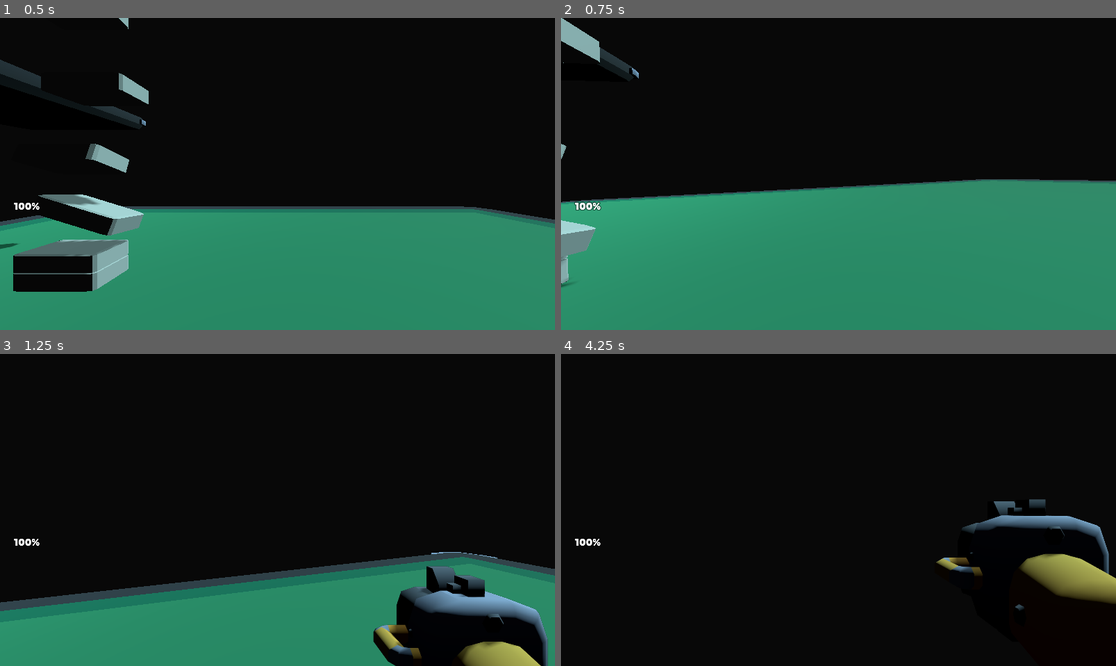
Above: before the commit, frames 1-4 (two rows, left to right).
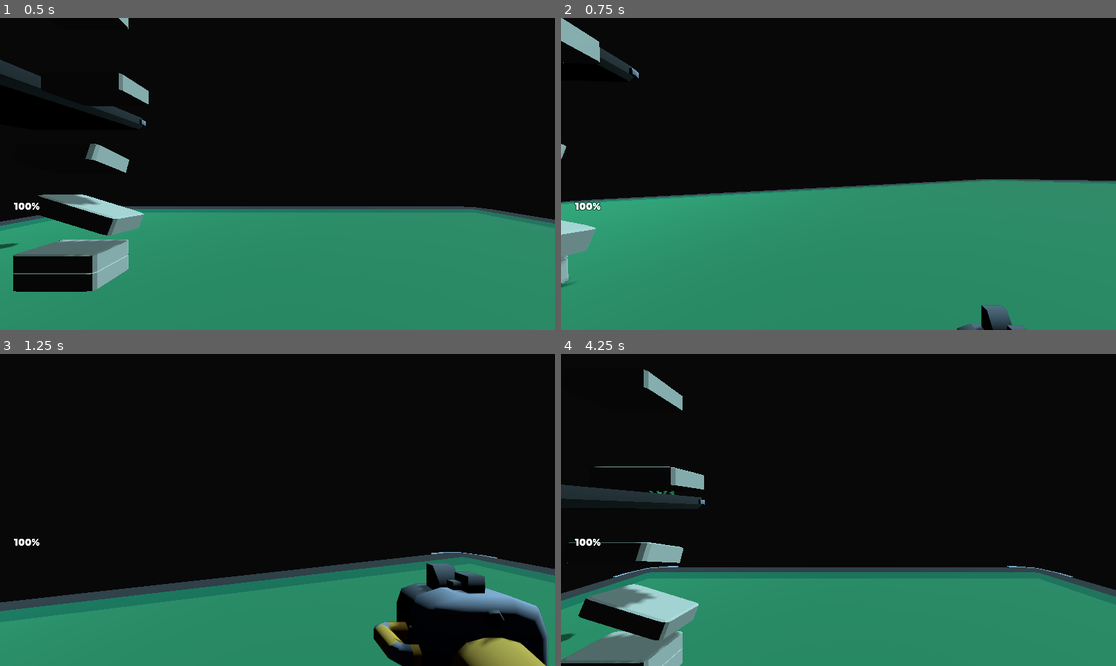
Above: after the commit, the same moments.

Repository: g-lippe/Kuiper-Miner
Game: Godot game, scene res://scenes/test_level.tscn
Same seed, same stepped clock (60 frames per second), same inputs: the game is played once before the commit and once after it.
Inputs (mouse positions are in pixels of both pictures, inside the frame that each line leads up to):
- Up to frame 1 (0.5 s): no input
- Up to frame 2 (0.75 s): move the mouse to (866, 174) at 0.52 s; hold W (move_forward) from 0.53 s (still down); tap Mouse wheel up (weapon_toggle, bound only after the commit) at 0.6 s
- Up to frame 3 (1.25 s): keep holding W (move_forward); tap Space (jump) at 0.77, 1.07 s; tap E (weapon_toggle, bound only before the commit) at 0.8 s
- Up to frame 4 (4.25 s): keep holding W (move_forward); move the mouse to (810, 510) at 1.27 s; tap E (weapon_toggle, bound only before the commit) at 1.35, 3.8 s; tap Space (jump) at 1.52, 1.82, 2.3, 2.85, 3.02, 3.32, 3.77, 4.07 s; tap Q (hold, bound only after the commit) at 1.55, 2.1 s; move the mouse to (849, 503) at 2.02 s; move the mouse to (832, 516) at 2.77 s; tap Mouse wheel up (weapon_toggle, bound only after the commit) at 3.05 s; tap Enter at 3.5 s; move the mouse to (877, 513) at 3.52 s; click (877, 513) at 3.6 s; tap R (reset_scene, bound only after the commit) at 4.15 s

Frame 1 is identical in both runs. In frame 2, 0.5% of the frame differs, in the area x 71-84%, y 91-100%; in frame 3, 2.5%; in frame 4, 34%, in the area x 0-100%, y 4-100%.

Commit message:
Added Drag Function

Diff:
--- a/objects/impact.tscn
+++ b/objects/impact.tscn
@@ -39,9 +39,6 @@
 "speed": 30.0
 }]
 
-[sub_resource type="SphereShape3D" id="SphereShape3D_srcgr"]
-radius = 0.358416
-
 [node name="AnimatedSprite3D" type="AnimatedSprite3D"]
 cast_shadow = 0
 pixel_size = 0.0025
@@ -51,10 +48,4 @@
 animation = &"shot"
 script = ExtResource("2_k826h")
 
-[node name="Area3D" type="StaticBody3D" parent="."]
-collision_mask = 7
-
-[node name="CollisionShape3D" type="CollisionShape3D" parent="Area3D"]
-shape = SubResource("SphereShape3D_srcgr")
-
 [connection signal="animation_finished" from="." to="." method="_on_animation_finished"]
--- a/objects/platform.tscn
+++ b/objects/platform.tscn
@@ -8,6 +8,8 @@
 [node name="platform" instance=ExtResource("1_0lm70")]
 
 [node name="StaticBody3D" type="StaticBody3D" parent="platform-falling2" index="0"]
+collision_layer = 2
+collision_mask = 5
 
 [node name="CollisionShape3D" type="CollisionShape3D" parent="platform-falling2/StaticBody3D" index="0"]
 shape = SubResource("ConcavePolygonShape3D_27lc5")
--- a/objects/platform_extra_large_grass.tscn
+++ b/objects/platform_extra_large_grass.tscn
@@ -13,6 +13,8 @@
 transform = Transform3D(6, 0, 0, 0, 0.989, 0, 0, 0, 6, 0, 0, 0)
 
 [node name="StaticBody3D" type="StaticBody3D" parent="platform-large-grass2" index="0"]
+collision_layer = 2
+collision_mask = 5
 
 [node name="CollisionShape3D" type="CollisionShape3D" parent="platform-large-grass2/StaticBody3D" index="0"]
 shape = SubResource("ConcavePolygonShape3D_k56ha")
--- a/objects/platform_large_grass.tscn
+++ b/objects/platform_large_grass.tscn
@@ -10,6 +10,8 @@
 [node name="platform-large-grass" instance=ExtResource("1_aqto8")]
 
 [node name="StaticBody3D" type="StaticBody3D" parent="platform-large-grass2" index="0"]
+collision_layer = 2
+collision_mask = 5
 
 [node name="CollisionShape3D" type="CollisionShape3D" parent="platform-large-grass2/StaticBody3D" index="0"]
 shape = SubResource("ConcavePolygonShape3D_k56ha")
--- a/objects/player.gd
+++ b/objects/player.gd
@@ -10,6 +10,8 @@
 var weapon: Weapon
 var weapon_index := 0
 
+var grabbedItem = null
+
 var mouse_sensitivity = 700
 var gamepad_sensitivity := 0.075
 
@@ -38,6 +40,7 @@
 
 @onready var camera = $Head/Camera
 @onready var raycast = $Head/Camera/RayCast
+@onready var grabPoint = $Head/Camera/Marker3D/StaticBody3D/GrabPoint
 @onready var muzzle = $Head/Camera/SubViewportContainer/SubViewport/CameraItem/Muzzle
 @onready var container = $Head/Camera/SubViewportContainer/SubViewport/CameraItem/Container
 @onready var sound_footsteps = $SoundFootsteps
@@ -170,6 +173,9 @@
 
 	action_weapon_toggle()
 
+	action_grab()
+	action_reset()
+
 # Handle gravity
 
 func handle_gravity(delta):
@@ -189,6 +195,37 @@
 
 	jump_single = false;
 	jump_double = true;
+
+# Grab
+
+func action_grab():
+	if Input.is_action_just_pressed("grab"):
+
+		if grabbedItem:
+			grabbedItem = null
+			grabPoint.set_node_b("")
+		else:
+			var collider = raycast.get_collider()
+			if collider and collider is RigidBody3D :
+
+				if weapon_index >0:
+					Audio.play("sounds/weapon_change.ogg")
+					weapon_index = 0
+					initiate_change_weapon(weapon_index)
+
+				print('Hit: ', collider)
+
+				grabbedItem = collider.get_path()
+				grabPoint.set_node_b(grabbedItem)
+
+				# Creating an impact animation
+				create_impact_effect()
+
+	# Put object in hand
+	if Input.is_action_just_pressed("hold"):
+		if grabbedItem:
+			print('Hold in hand')
+			#collider.global_position = grabPoint.global_position
 
 # Shooting
 
@@ -233,27 +270,31 @@
 				collider.damage(weapon.damage)
 
 			# Creating an impact animation
-
-			var impact = preload("res://objects/impact.tscn")
-			var impact_instance = impact.instantiate()
-
-			impact_instance.play("shot")
-
-			get_tree().root.add_child(impact_instance)
-
-			impact_instance.position = raycast.get_collision_point() + (raycast.get_collision_normal() / 10)
-			impact_instance.look_at(camera.global_transform.origin, Vector3.UP, true)
+			create_impact_effect()
+
+
+func create_impact_effect():
+	var impact = preload("res://objects/impact.tscn")
+	var impact_instance = impact.instantiate()
+
+	impact_instance.play("shot")
+
+	get_tree().root.add_child(impact_instance)
+
+	impact_instance.position = raycast.get_collision_point() + (raycast.get_collision_normal() / 10)
+	impact_instance.look_at(camera.global_transform.origin, Vector3.UP, true)
+
 
 # Toggle between available weapons (listed in 'weapons')
 
 func action_weapon_toggle():
-
-	if Input.is_action_just_pressed("weapon_toggle"):
-
-		weapon_index = wrap(weapon_index + 1, 0, weapons.size())
-		initiate_change_weapon(weapon_index)
-
-		Audio.play("sounds/weapon_change.ogg")
+		if Input.is_action_just_pressed("weapon_toggle"):
+
+			if !grabbedItem:
+				weapon_index = wrap(weapon_index + 1, 0, weapons.size())
+				initiate_change_weapon(weapon_index)
+				Audio.play("sounds/weapon_change.ogg")
+
 
 # Initiates the weapon changing animation (tween)
 
@@ -302,3 +343,8 @@
 
 	if health < 0:
 		get_tree().reload_current_scene() # Reset when out of health
+
+
+func action_reset():
+	if Input.is_action_just_pressed("reset_scene"):
+		get_tree().reload_current_scene()
--- a/objects/player.tscn
+++ b/objects/player.tscn
@@ -28,6 +28,21 @@
 cull_mask = 1048573
 current = true
 fov = 80.0
+
+[node name="Marker3D" type="Marker3D" parent="Head/Camera"]
+transform = Transform3D(1, 0, 0, 0, 1, 0, 0, 0, 1, 0, -0.214301, -0.641549)
+
+[node name="StaticBody3D" type="StaticBody3D" parent="Head/Camera/Marker3D"]
+
+[node name="GrabPoint" type="Generic6DOFJoint3D" parent="Head/Camera/Marker3D/StaticBody3D"]
+node_a = NodePath("..")
+linear_limit_x/softness = 1.0
+linear_limit_x/restitution = 2.0
+linear_limit_y/softness = 1.0
+linear_limit_z/softness = 1.0
+linear_spring_x/damping = 5.0
+linear_spring_y/damping = 5.0
+linear_spring_z/damping = 5.0
 
 [node name="SubViewportContainer" type="SubViewportContainer" parent="Head/Camera"]
 anchors_preset = 15
@@ -60,6 +75,7 @@
 [node name="RayCast" type="RayCast3D" parent="Head/Camera"]
 exclude_parent = false
 target_position = Vector3(0, 0, -10)
+collision_mask = 7
 collide_with_areas = true
 
 [node name="Shadow" type="Decal" parent="."]
--- a/objects/resource_bar.tscn
+++ b/objects/resource_bar.tscn
@@ -6,8 +6,8 @@
 size = Vector3(0.999149, 0.226212, 0.553772)
 
 [node name="ResourceBar" type="RigidBody3D"]
-collision_layer = 2
-collision_mask = 3
+collision_layer = 4
+collision_mask = 7
 mass = 2.0
 
 [node name="CollisionShape3D" type="CollisionShape3D" parent="."]
--- a/objects/test_cube.tscn
+++ b/objects/test_cube.tscn
@@ -5,6 +5,8 @@
 [sub_resource type="BoxMesh" id="BoxMesh_p60lc"]
 
 [node name="TestCube" type="RigidBody3D"]
+collision_layer = 4
+collision_mask = 7
 mass = 50.0
 
 [node name="CollisionShape3D" type="CollisionShape3D" parent="."]
--- a/project.godot
+++ b/project.godot
@@ -10,10 +10,11 @@
 
 [application]
 
-config/name="Starter Kit FPS"
+config/name="Kuiper Miner"
 config/tags=PackedStringArray("starterkit")
 run/main_scene="res://scenes/test_level.tscn"
 config/features=PackedStringArray("4.2", "Forward Plus")
+run/max_fps=60
 boot_splash/bg_color=Color(0.92549, 0.92549, 0.960784, 1)
 boot_splash/image="res://splash-screen.png"
 config/icon="res://icon.png"
@@ -102,10 +103,32 @@
 }
 weapon_toggle={
 "deadzone": 0.5,
-"events": [Object(InputEventKey,"resource_local_to_scene":false,"resource_name":"","device":-1,"window_id":0,"alt_pressed":false,"shift_pressed":false,"ctrl_pressed":false,"meta_pressed":false,"pressed":false,"keycode":0,"physical_keycode":69,"key_label":0,"unicode":101,"echo":false,"script":null)
-, Object(InputEventJoypadButton,"resource_local_to_scene":false,"resource_name":"","device":-1,"button_index":10,"pressure":0.0,"pressed":true,"script":null)
+"events": [Object(InputEventJoypadButton,"resource_local_to_scene":false,"resource_name":"","device":-1,"button_index":10,"pressure":0.0,"pressed":true,"script":null)
+, Object(InputEventMouseButton,"resource_local_to_scene":false,"resource_name":"","device":-1,"window_id":0,"alt_pressed":false,"shift_pressed":false,"ctrl_pressed":false,"meta_pressed":false,"button_mask":0,"position":Vector2(0, 0),"global_position":Vector2(0, 0),"factor":1.0,"button_index":4,"canceled":false,"pressed":false,"double_click":false,"script":null)
+, Object(InputEventMouseButton,"resource_local_to_scene":false,"resource_name":"","device":-1,"window_id":0,"alt_pressed":false,"shift_pressed":false,"ctrl_pressed":false,"meta_pressed":false,"button_mask":0,"position":Vector2(0, 0),"global_position":Vector2(0, 0),"factor":1.0,"button_index":5,"canceled":false,"pressed":false,"double_click":false,"script":null)
 ]
 }
+reset_scene={
+"deadzone": 0.5,
+"events": [Object(InputEventKey,"resource_local_to_scene":false,"resource_name":"","device":0,"window_id":0,"alt_pressed":false,"shift_pressed":false,"ctrl_pressed":false,"meta_pressed":false,"pressed":false,"keycode":0,"physical_keycode":82,"key_label":0,"unicode":0,"echo":false,"script":null)
+]
+}
+grab={
+"deadzone": 0.5,
+"events": [Object(InputEventKey,"resource_local_to_scene":false,"resource_name":"","device":0,"window_id":0,"alt_pressed":false,"shift_pressed":false,"ctrl_pressed":false,"meta_pressed":false,"pressed":false,"keycode":0,"physical_keycode":69,"key_label":0,"unicode":0,"echo":false,"script":null)
+]
+}
+hold={
+"deadzone": 0.5,
+"events": [Object(InputEventKey,"resource_local_to_scene":false,"resource_name":"","device":-1,"window_id":0,"alt_pressed":false,"shift_pressed":false,"ctrl_pressed":false,"meta_pressed":false,"pressed":false,"keycode":0,"physical_keycode":81,"key_label":0,"unicode":113,"echo":false,"script":null)
+]
+}
+
+[layer_names]
+
+3d_physics/layer_1="Player"
+3d_physics/layer_2="Statics"
+3d_physics/layer_3="RigidBodies"
 
 [rendering]
 
--- a/weapons/rock-blaster.tres
+++ b/weapons/rock-blaster.tres
@@ -10,11 +10,11 @@
 position = Vector3(0, 0, 0)
 rotation = Vector3(0, 180, 0)
 muzzle_position = Vector3(0.1, -0.4, 1.5)
-cooldown = 0.164
+cooldown = 0.167
 max_distance = 20
 damage = 25.0
 spread = 1.0
 shot_count = 3
-knockback = 40
+knockback = 15
 sound_shoot = "sounds/blaster_repeater.ogg"
 crosshair = ExtResource("1_j2j6k")
Not shown: 1 places in objects/impact.tscn that only renumber resources
